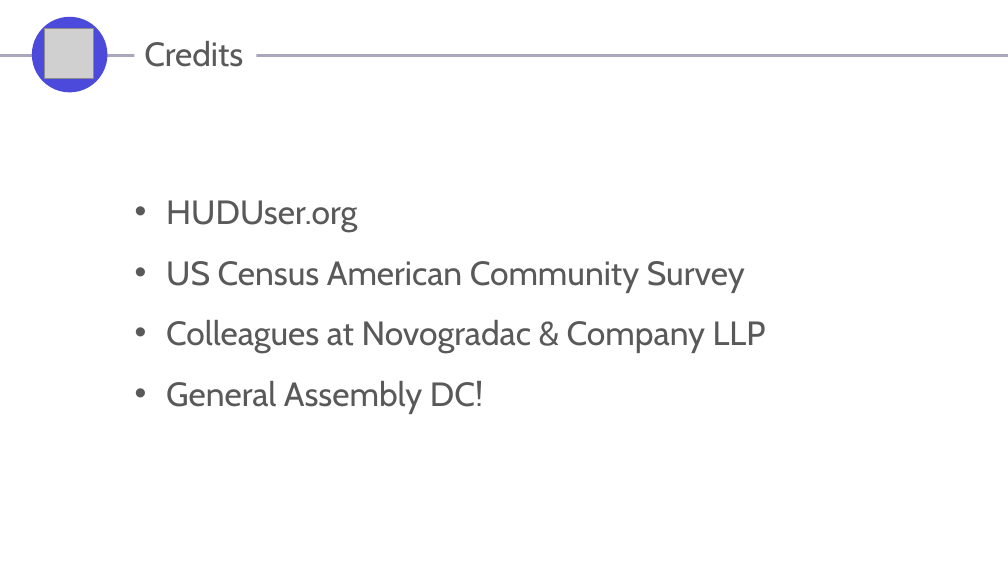
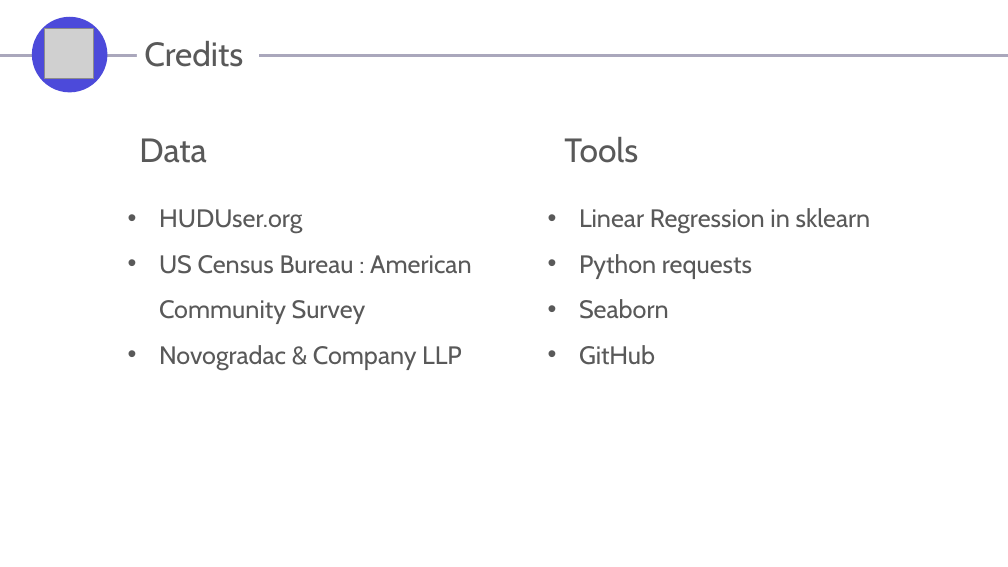
Before and after one commit to drgrubman/LIHTC-Project-Distribution, a slide deck: slide 21 of 2017-05_DRG_GenAssembly_ver.2.pptx. Drawn at 1008x567 pixels with LibreOffice and Linux fonts; fonts in the diff are those of the drawing; grey boxes stand for pictures. Boxes give left, top, right and bottom in pixels: in the first picture for what was removed or moved away, otherwise in the second. Text is boxed around its words. In the diff, an @@ line names an element or a change of style, - is before the commit and + after.

```diff
--- a/2017-05_DRG_GenAssembly_ver.2.pptx
+++ b/2017-05_DRG_GenAssembly_ver.2.pptx
@@ rectangle added at <box>126,91,248,166</box>, fill #FFFFFF @@
@@ text added at <box>139,138,206,163</box>, 24 pt, text #595959 @@
+Data
@@ text added at <box>564,137,638,163</box>, 24 pt, text #595959 @@
+Tools
@@ text "HUDUser.org": place and size @@
-text "HUDUser.org" at <box>166,200,766,414</box>
+text "HUDUser.org" at <box>159,209,472,370</box>
@@ text at <box>159,209,302,234</box>: size 24 to 18 pt in "HUDUser.org" @@
@@ text added at <box>579,208,871,365</box>, 18 pt, text #595959 @@
+• Linear Regression in sklearn
+• Python requests
+• Seaborn
+• GitHub
@@ text at <box>159,255,472,370</box>: text changed; size 24 to 18 pt @@
-• US Census American Community Survey
-• Colleagues at Novogradac & Company LLP
-• General Assembly DC!
+• US Census Bureau : American Community Survey
+• Novogradac & Company LLP
```
Also in this commit, not shown: 1 other slide changed.
